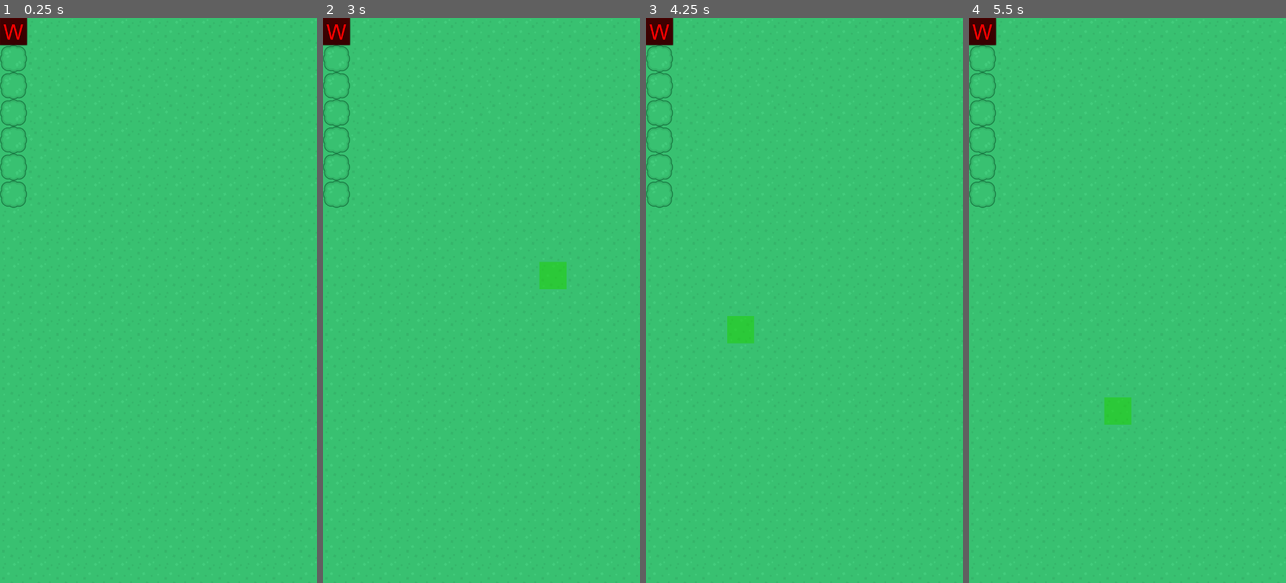
Above: before the commit, frames 1-4 (left to right).
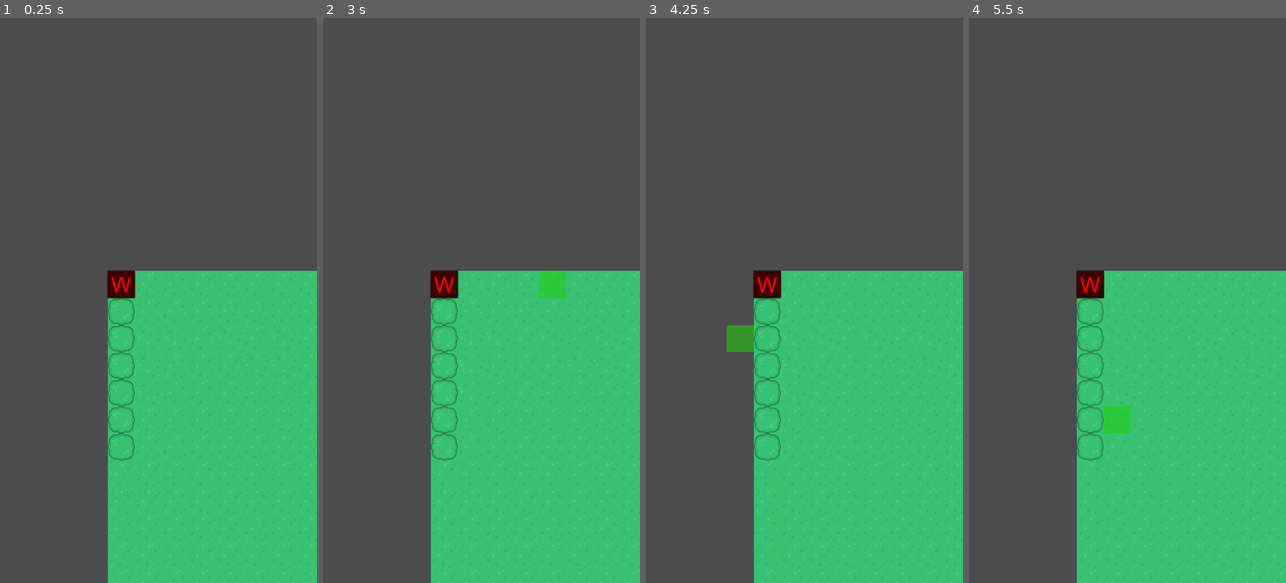
Above: after the commit, the same moments.

Repository: CassWindred/FlameSigil-Prototype-
Game: Godot game, scene res://Battletest.tscn
Two runs of this game, one before a commit and one after it. Both use one fixed random seed, a clock stepped at 60 frames per second and the inputs below.
Inputs (mouse positions are in pixels of both pictures, inside the frame that each line leads up to):
- Up to frame 1 (0.25 s): no input
- Up to frame 2 (3 s): click (335, 29) at 0.52 s; click (335, 29) at 1.27 s; click (335, 29) at 2.02 s; tap Enter at 2.75 s; move the mouse to (551, 272) at 2.77 s; click (551, 272) at 2.85 s
- Up to frame 3 (4.25 s): tap Space at 3.5 s; move the mouse to (741, 328) at 3.52 s; click (741, 328) at 3.6 s
- Up to frame 4 (5.5 s): tap Enter at 4.25 s; move the mouse to (1159, 176) at 4.27 s; click (1159, 176) at 4.35 s; tap Space at 5 s; move the mouse to (1111, 413) at 5.02 s; click (1111, 413) at 5.1 s

The runs differ from the first frame. In frame 1, 64% of the frame differs, in the area x 0-100%, y 0-100%; in frame 2, 64%; in frame 3, 64%; in frame 4, 65%.
Error before the commit: Parse Error: Indented block expected after declaration of "unitselected" function. (res://GridContainer.gd:17)

Commit message:
Sorted Unit Movement and made 2dCameranode

Diff:
--- a/BattleMap.gd
+++ b/BattleMap.gd
@@ -21,9 +21,17 @@
 onready var square_nodes = []
 onready var selectsquare=get_node("SelectSquare")
 
+var move_array = []
+var attack_array = []
+var selected
+var factions = []
+var units = []
 
+signal newTurn()
 
 func _ready():
+		# Called when the node is added to the scene for the first time.
+	# Initialization here
 	#Initialise Tile Constants
 	TILE_TREE=tile_set.find_tile_by_name("--Tree")
 	TILE_GRASS=tile_set.find_tile_by_name("Grass1")
@@ -35,13 +43,15 @@
 	BLUE_OL=OL.tile_set.find_tile_by_name("Blue")
 	LIGHTBLUE_OL=OL.tile_set.find_tile_by_name("LightBlue")
 
+	#Initialise Factions and units
+	factions=get_parent().get_node("Units").get_children()
+	for i in factions:
+		for j in i.get_children():
+			units.append(j)
 
 
 
-	print(str(RED_OL))
-	# Called when the node is added to the scene for the first time.
-	# Initialization here
-	for instance in get_parent().get_node("Units").get_children():
+	for instance in units:
 		instance.connect("unitSelect", self, "_on_unit_select")
 
 	#get_parent().get_node("Units").get_node("UnitWarrior").connect("unitSelect", self, "_onUnitSelect")
@@ -61,44 +71,70 @@
 
 
 
-func _on_unit_select(gridloc, MovRange, AttRange):
-	print(str(square_nodes[1][0]["dist"]))
-	var move_array=rangefind(gridloc,MovRange,square_nodes.duplicate())
-	var attack_array=rangefind(gridloc,AttRange+MovRange,square_nodes.duplicate())
-	print(str(square_nodes[1][0]["dist"]))
+func _on_unit_select(gridloc, MovRange, AttRange, unit):
+	print(str(MovRange))
+	move_array=rangefind(gridloc,MovRange,square_nodes.duplicate())
+	attack_array=rangefind(gridloc,AttRange+MovRange,square_nodes.duplicate())
+	#print(str(square_nodes[1][0]["dist"]))
 	var TempAttack = []
+
 	for i in attack_array: #Remove everything in move_array from attack_array
 		if not i in move_array:
 			TempAttack.append(i)
-			print("Erasing ", str(i))
 	attack_array=TempAttack
+
 	print("Attack Array is: ", str(attack_array))
 	print("Move Array is: ", str(move_array))
 	for i in move_array:
 		OL.set_cellv(i, BLUE_OL) #Set in range tiles as blue
 	for i in attack_array:
 		OL.set_cellv(i, RED_OL)
+	selected=unit
+
+
+func clearmove(): #Clears the overlay and the attack and move array
+	attack_array = []
+	move_array = []
+	OL.clear()
+
+func moveselected(target):
+	selected.rect_global_position=map_to_world(target)
+	selected.MovRemain += -(square_nodes[target.x][target.y]["dist"])
+	clearmove()
+
+func canselectedattack(target): #Returns true if the target is a valid location to attack
+	return false
+
+func selectedattack(target):
+	pass
+
 
 func _unhandled_input(event): #On an event not handled by anything else
 
 	if event is InputEvent:
 
 		if Input.is_action_just_pressed("ui_click"):
-			OL.clear() #Clear the overlay
+
 			var gridchosen
 			gridchosen=world_to_map(get_global_mouse_position()) #Finds which grid tile the mouse is at
-			print(str(gridchosen))
-			selectsquare.rect_global_position=map_to_world(gridchosen)
-			selectsquare.show()
-			var tile=get_cellv(gridchosen)
-			print("Tile index for "+str(gridchosen) + " is " + str(tile))
-			if square_nodes[gridchosen.x][gridchosen.y]["passable"]==true:
-				print("Passable")
+			if gridchosen in move_array:
+				moveselected(gridchosen)
+			elif canselectedattack(gridchosen):
+				selectedattack(gridchosen)
 			else:
-				print("Not Passable")
+				clearmove() #Clear the overlay and arrays
+				print(str(gridchosen))
+				selectsquare.rect_global_position=map_to_world(gridchosen)
+				selectsquare.show()
+				var tile=get_cellv(gridchosen)
+				print("Tile index for "+str(gridchosen) + " is " + str(tile))
+				if square_nodes[gridchosen.x][gridchosen.y]["passable"]==true:
+					print("Passable")
+				else:
+					print("Not Passable")
 
 func rangefind(stloc, gridrange, Nodes): #Start Location and Range to find
-	print(str(Nodes[1][0]["dist"]))
+	#print(str(Nodes[1][0]["dist"]))
 	for x in Nodes:
 		for y in x:
 			y["dist"]=9999
@@ -126,7 +162,7 @@
 							toExplore.append(Vector2(i.x+modnum,i.y))
 							Nodes[i.x+modnum][i.y]["dist"]=Nodes[i.x][i.y]["dist"]+1
 							if Nodes[i.x+modnum][i.y]["dist"]<=gridrange:
-								print("Adding to inRange")
+								#print("Adding to inRange")
 								inRange.append(Vector2(i.x+modnum,i.y))
 
 				if not (i.y+modnum>=sizey or i.y+modnum<0): #Check that location is within bounds
@@ -139,13 +175,11 @@
 								inRange.append(Vector2(i.x,i.y+modnum))
 			toExplore.erase(i)
 		curr_range+=1
-	for x in Nodes:
-		for y in x:
-			y["dist"]=9999
 	return inRange
 
 
-
+func newturn():
+	emit_signal("newTurn")
 
 #func _process(delta):
 #	# Called every frame. Delta is time since last frame.
--- a/Battletest.tscn
+++ b/Battletest.tscn
@@ -1,11 +1,10 @@
-[gd_scene load_steps=7 format=2]
+[gd_scene load_steps=6 format=2]
 
 [ext_resource path="res://Battletest.gd" type="Script" id=1]
 [ext_resource path="res://BATTLEMAPTILESET.tres" type="TileSet" id=2]
 [ext_resource path="res://BattleMap.gd" type="Script" id=3]
 [ext_resource path="res://Tilesets/BattleOverlays.tres" type="TileSet" id=4]
-[ext_resource path="res://GridContainer.gd" type="Script" id=5]
-[ext_resource path="res://Unitscript.tscn" type="PackedScene" id=6]
+[ext_resource path="res://Unitscript.tscn" type="PackedScene" id=5]
 
 [node name="BattleMain" type="Node2D" index="0"]
 
@@ -112,28 +111,17 @@
 tile_data = PoolIntArray(  )
 _sections_unfolded = [ "Visibility" ]
 
-[node name="BattleGrid" type="GridContainer" parent="." index="1"]
+[node name="Units" type="Node" parent="." index="1"]
 
-anchor_left = 0.0
-anchor_top = 0.0
-anchor_right = 0.0
-anchor_bottom = 0.0
-margin_left = -390.0
-margin_bottom = 260.0
-rect_pivot_offset = Vector2( 0, 0 )
-rect_clip_content = false
-mouse_filter = 1
-mouse_default_cursor_shape = 0
-size_flags_horizontal = 1
-size_flags_vertical = 1
-columns = 10
-script = ExtResource( 5 )
+[node name="Player" type="Node" parent="Units" index="0"]
 
-[node name="Units" type="Node" parent="." index="2"]
+[node name="UnitWarrior" parent="Units/Player" index="0" instance=ExtResource( 5 )]
 
-[node name="UnitWarrior" parent="Units" index="0" instance=ExtResource( 6 )]
+[node name="Enemy" type="Node" parent="Units" index="1"]
 
-[node name="TileMap" type="TileMap" parent="." index="3"]
+[node name="Unit" parent="Units/Enemy" index="0" instance=ExtResource( 5 )]
+
+[node name="TileMap" type="TileMap" parent="." index="2"]
 
 mode = 0
 tile_set = ExtResource( 2 )
@@ -152,3 +140,44 @@
 occluder_light_mask = 1
 format = 1
 tile_data = PoolIntArray(  )
+
+[node name="MarginContainer" type="MarginContainer" parent="." index="3"]
+
+anchor_left = 0.0
+anchor_top = 0.0
+anchor_right = 0.0
+anchor_bottom = 0.0
+margin_right = 8.0
+margin_bottom = 40.0
+rect_pivot_offset = Vector2( 0, 0 )
+rect_clip_content = false
+mouse_filter = 0
+mouse_default_cursor_shape = 0
+size_flags_horizontal = 1
+size_flags_vertical = 1
+
+[node name="Camera2D" type="Camera2D" parent="." index="4"]
+
+position = Vector2( 120, 70 )
+anchor_mode = 1
+rotating = false
+current = true
+zoom = Vector2( 1, 1 )
+limit_left = -10000000
+limit_top = -10000000
+limit_right = 10000000
+limit_bottom = 10000000
+limit_smoothed = false
+drag_margin_h_enabled = true
+drag_margin_v_enabled = true
+smoothing_enabled = false
+smoothing_speed = 5.0
+offset_v = 0.0
+offset_h = 0.0
+drag_margin_left = 0.2
+drag_margin_top = 0.2
+drag_margin_right = 0.2
+drag_margin_bottom = 0.2
+editor_draw_screen = true
+editor_draw_limits = false
+editor_draw_drag_margin = false
--- a/UnitBase.gd
+++ b/UnitBase.gd
@@ -6,10 +6,14 @@
 signal unitSelect(gridloc, MovRange, AttRange)
 var MovRange = 5
 var AttRange = 1
+var MovRemain = 5
+onready var BattleMap = get_node("/root/BattleMain/BattleMap")
 
 func _ready():
 	# Called when the node is added to the scene for the first time.
 	# Initialization here
+	BattleMap.connect("newTurn", self, "newturn")
+
 	pass
 
 
@@ -19,8 +23,9 @@
 #	# Called every frame. Delta is time since last frame.
 #	# Update game logic here.
 #	pass
-
+func newturn():
+	MovRemain=MovRange
 
 func _on_Button_pressed():
-	emit_signal("unitSelect",get_parent().get_parent().get_node("BattleMap").world_to_map(get_global_mouse_position()),MovRange,AttRange)
+	emit_signal("unitSelect",BattleMap.world_to_map(get_global_mouse_position()),MovRemain,AttRange, self)
 	return
--- a/Unitscript.tscn
+++ b/Unitscript.tscn
@@ -54,7 +54,9 @@
 script = ExtResource( 2 )
 _sections_unfolded = [ "Margin", "Rect" ]
 
-[node name="Node2D" type="Node2D" parent="." index="1"]
+[node name="Position2D" type="Position2D" parent="." index="1"]
+
+[node name="Node2D" type="Node2D" parent="." index="2"]
 
 position = Vector2( 21, 21 )
 z_index = 1
